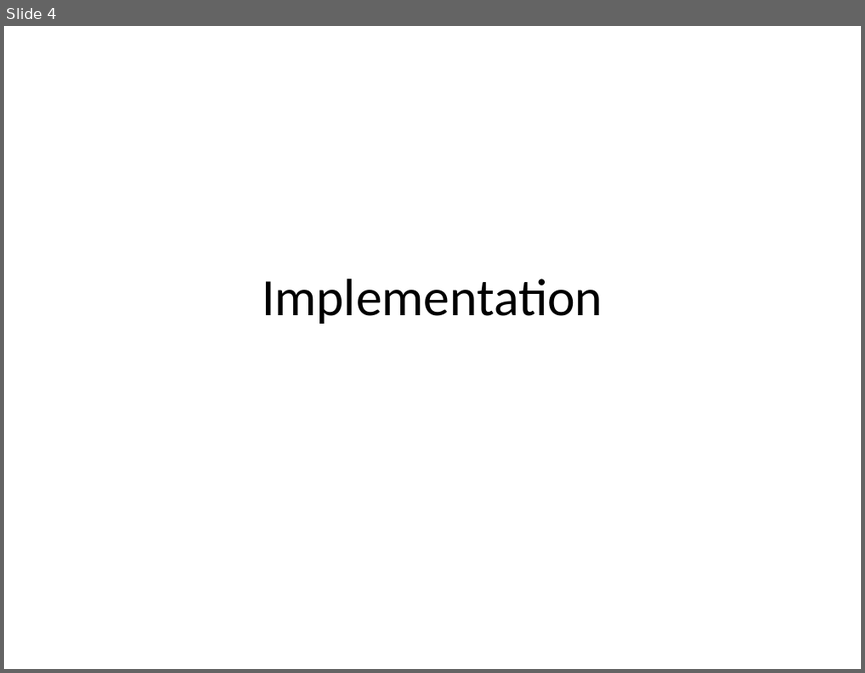
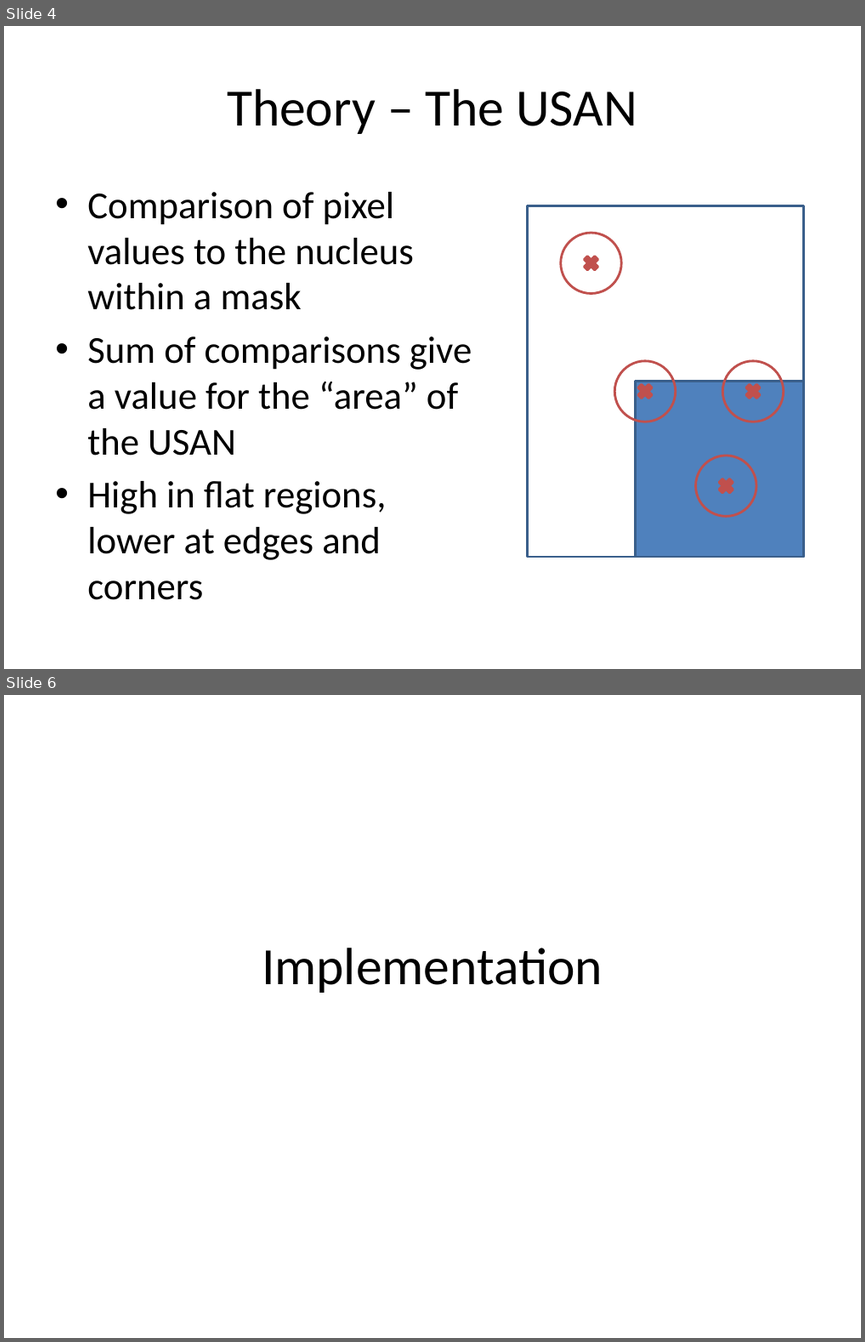
Before and after one commit to michaelwh/susanedge, a slide deck: susanedge-presentation.pptx. Shown one above the other, each under a label of ours: slide 4 before the commit, slides 4 and 6 after it; the slides between them are not shown. The pictures are 865x673 and 865x1342 pixels, drawn with LibreOffice and Linux fonts; fonts in the diff are those of the drawing. Boxes give left, top, right and bottom in pixels: in the first picture for what was removed or moved away, otherwise in the second. Text is boxed around its words. In the diff, an @@ line names an element or a change of style, - is before the commit and + after.

Commit message:
small update to presentation

```diff
--- a/susanedge-presentation.pptx
+++ b/susanedge-presentation.pptx
@@ slide 4 added at [4, 26, 861, 669], background #FFFFFF @@
@@ title added at [227, 89, 637, 134], 44 pt, text #000000 @@
+Theory – The USAN
@@ text added at [87, 192, 472, 600], 32 pt, text #000000 @@
+• Comparison of pixel values to the nucleus within a mask
+• Sum of comparisons give a value for the “area” of the USAN
+• High in flat regions, lower at edges and corners
@@ rectangle added at [527, 206, 803, 556], fill #FFFFFF, outline #3A5F8C 2 pt @@
@@ ellipse added at [561, 233, 622, 293], outline #C0504D 2 pt @@
@@ cross added at [580, 253, 602, 273], fill #C0504D, outline #C0504D 2 pt @@
@@ ellipse added at [615, 361, 676, 422], outline #C0504D 2 pt @@
@@ rectangle added at [635, 380, 803, 556], fill #4F81BD, outline #3A5F8C 2 pt @@
@@ cross added at [635, 380, 655, 402], fill #C0504D, outline #C0504D 2 pt @@
@@ ellipse added at [723, 361, 783, 422], outline #C0504D 2 pt @@
@@ cross added at [743, 380, 763, 402], fill #C0504D, outline #C0504D 2 pt @@
@@ ellipse added at [695, 455, 756, 516], outline #C0504D 2 pt @@
@@ cross added at [716, 476, 737, 496], fill #C0504D, outline #C0504D 2 pt @@
@@ what was slide 4 is now slide 6 @@
```
Also in this commit, not shown: 2 other slides added, 1 slide removed.
